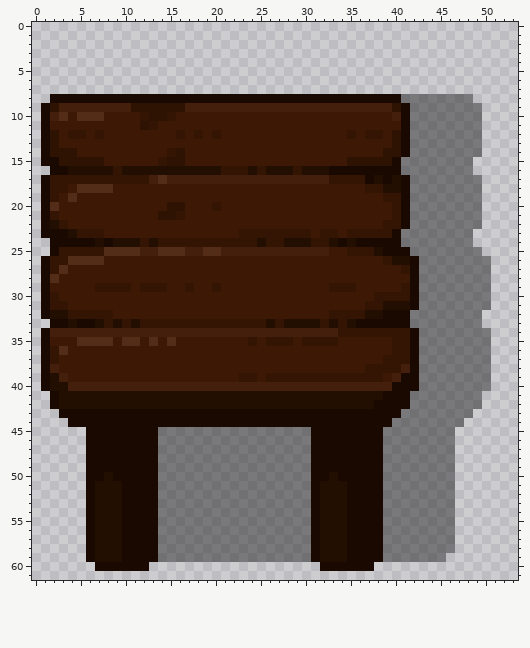
Pixel-art sprite -- Tavern-Client/Assets/furniture/Table_003.png. Above: the version before the commit.
The file is 54x62 pixels. Colours within 5 levels of each other are drawn and written as one.
Once edited:
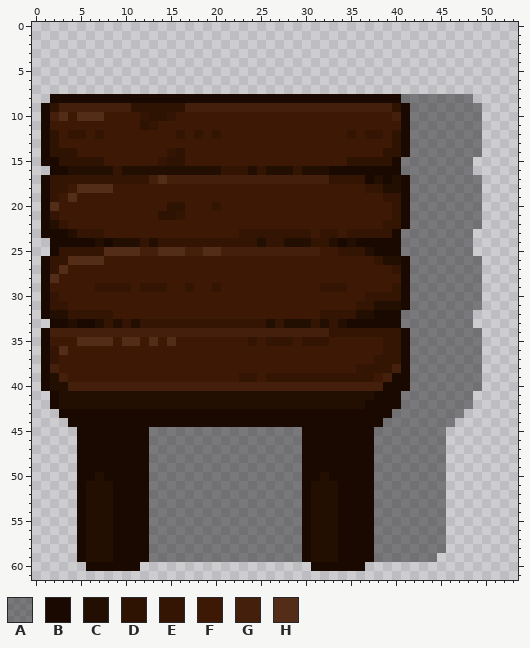
Palette (. is transparent): A #00000068  B #190901  C #230e02  D #2e1202  E #341403  F #3d1905  G #44200c  H #542d18
Diff:
y 25: x 32 G -> F; x 34 F -> E; x 37..38 EC -> CB; x 41 B -> A; x 49 A -> .
y 26: x 38..39 FE -> EC; x 41..42 CB -> BA; x 50 A -> .
y 27: x 40..42 FEB -> EBA; x 50 A -> .
y 28: x 41..42 FB -> BA; x 50 A -> .
y 29: x 32 F -> E; x 35 E -> F; x 40..42 FEB -> EBA; x 50 A -> .
y 30: x 37 F -> E; x 41..42 EB -> BA; x 50 A -> .
y 31: x 36 F -> E; x 38 E -> C; x 41..42 CB -> BA; x 50 A -> .
y 32: x 32 F -> E; x 36 E -> C; x 38 C -> B; x 41 B -> A; x 49 A -> .
y 33: x 31..35 CECEC -> ECECB; x 41 B -> A; x 49 A -> .
y 34: x 33 G -> E; x 41..42 EB -> BA; x 50 A -> .
y 35: x 33 E -> F; x 39 F -> E; x 41..42 EB -> BA; x 50 A -> .
y 36: x 39 F -> E; x 41..42 EB -> BA; x 50 A -> .
y 37: x 38 F -> E; x 41..42 EB -> BA; x 50 A -> .
y 38: x 36 F -> E; x 40..42 EGB -> GBA; x 50 A -> .
y 39: x 38..40 EFG -> FGB; x 42 B -> A; x 50 A -> .
y 40: x 39 G -> B; x 42 B -> A; x 50 A -> .
y 41: x 38 C -> B; x 41 B -> A; x 49 A -> .
y 42: x 37 C -> B; x 41 B -> A; x 49 A -> .
y 43: x 40 B -> A; x 48 A -> .
y 44: x 39 B -> A; x 47 A -> .
y 45..49: x 5 . -> B; x 13 B -> A; x 30 A -> B; x 38 B -> A; x 46 A -> .
y 50: x 5 . -> B; x 7..8 BC -> CB; x 13 B -> A; x 30 A -> B; x 32..33 BC -> CB; x 38 B -> A; x 46 A -> .
y 51..58: x 5..6 .B -> BC; x 9 C -> B; x 13 B -> A; x 30..31 AB -> BC; x 34 C -> B; x 38 B -> A; x 46 A -> .
y 59: x 5..6 .B -> BC; x 9 C -> B; x 13 B -> A; x 30..31 AB -> BC; x 34 C -> B; x 38 B -> A; x 45 A -> .
y 60: x 6 . -> B; x 12 B -> .; x 31 . -> B; x 37 B -> .
Changed places in both pictures, as pixel boxes (x1, y1, x2, y2):
changed: (302, 247, 491, 571)
changed: (77, 427, 158, 571)
